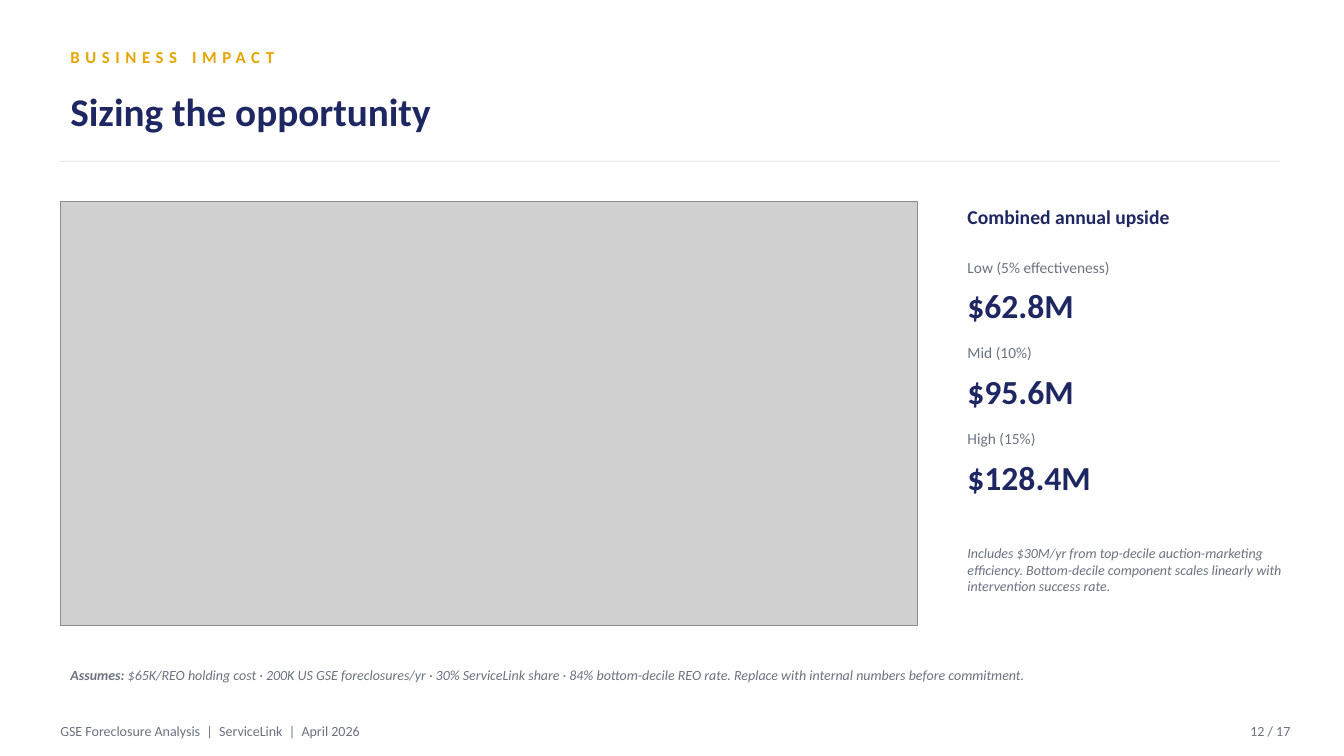
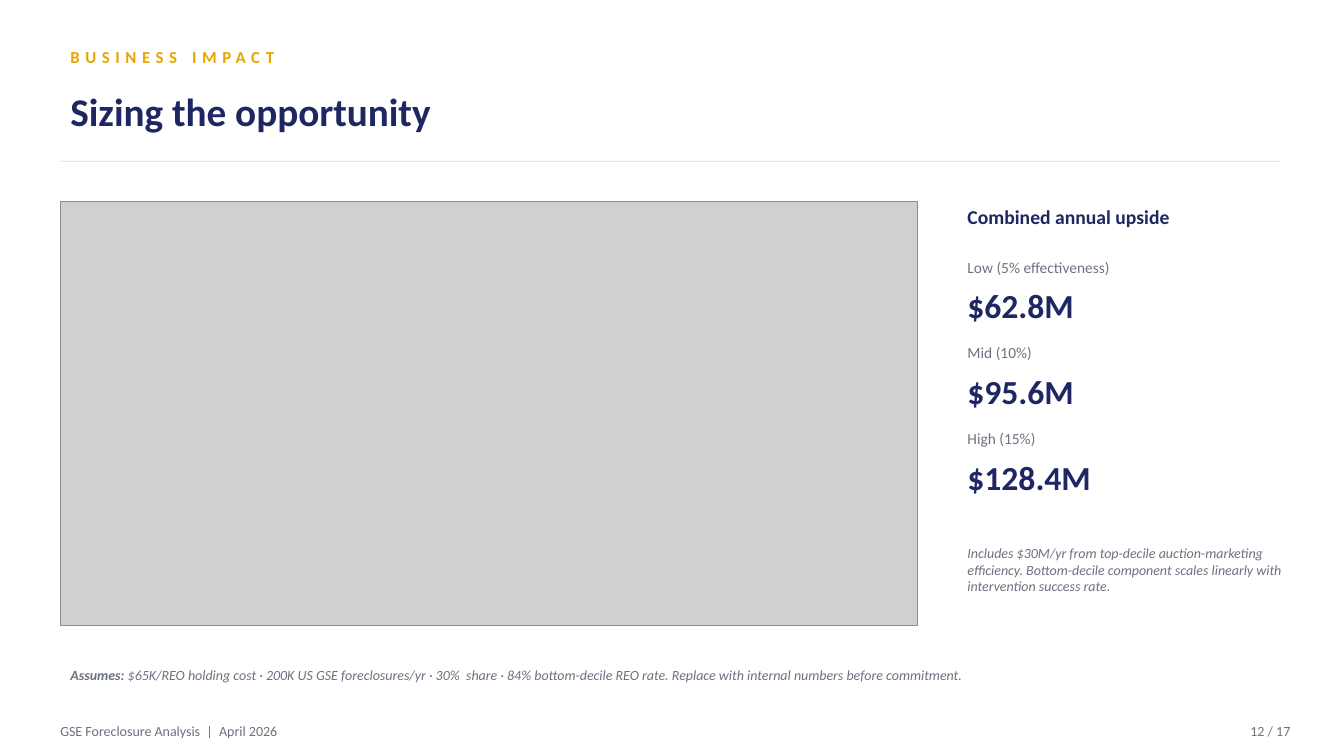
Before and after one commit to Ayush-Guraria/gse-foreclosure-disposition-analysis, a slide deck: slide 12 of deliverables/GSE_Foreclosure_Deck.pptx. Drawn at 1344x756 pixels with LibreOffice and Linux fonts; fonts in the diff are those of the drawing; grey boxes stand for pictures. Boxes give left, top, right and bottom in pixels: in the first picture for what was removed or moved away, otherwise in the second. Text is boxed around its words. In the diff, an @@ line names an element or a change of style, - is before the commit and + after.

Commit message:
Remove ServiceLink from all deliverables (whitepaper, deck, data dictionary, PDFs)

```diff
--- a/deliverables/GSE_Foreclosure_Deck.pptx
+++ b/deliverables/GSE_Foreclosure_Deck.pptx
@@ text at (70, 670, 962, 683): text changed @@
-Assumes: $65K/REO holding cost · 200K US GSE foreclosures/yr · 30% ServiceLink share · 84% bottom-decile REO rate. Replace with internal numbers before commitment.
+Assumes: $65K/REO holding cost · 200K US GSE foreclosures/yr · 30% share · 84% bottom-decile REO rate. Replace with internal numbers before commitment.
@@ text at (60, 726, 277, 738): text changed @@
-GSE Foreclosure Analysis | ServiceLink | April 2026
+GSE Foreclosure Analysis | April 2026
```
Also in this commit, not shown: 15 other slides changed, 11 other files.
